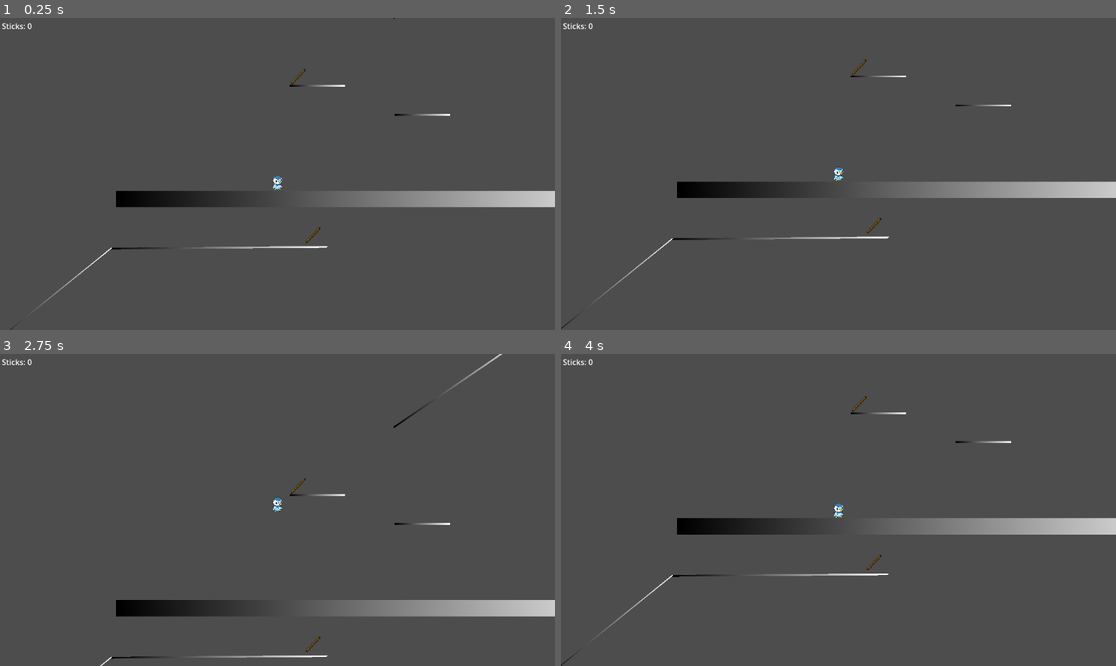
Above: before the commit, frames 1-4 (two rows, left to right).
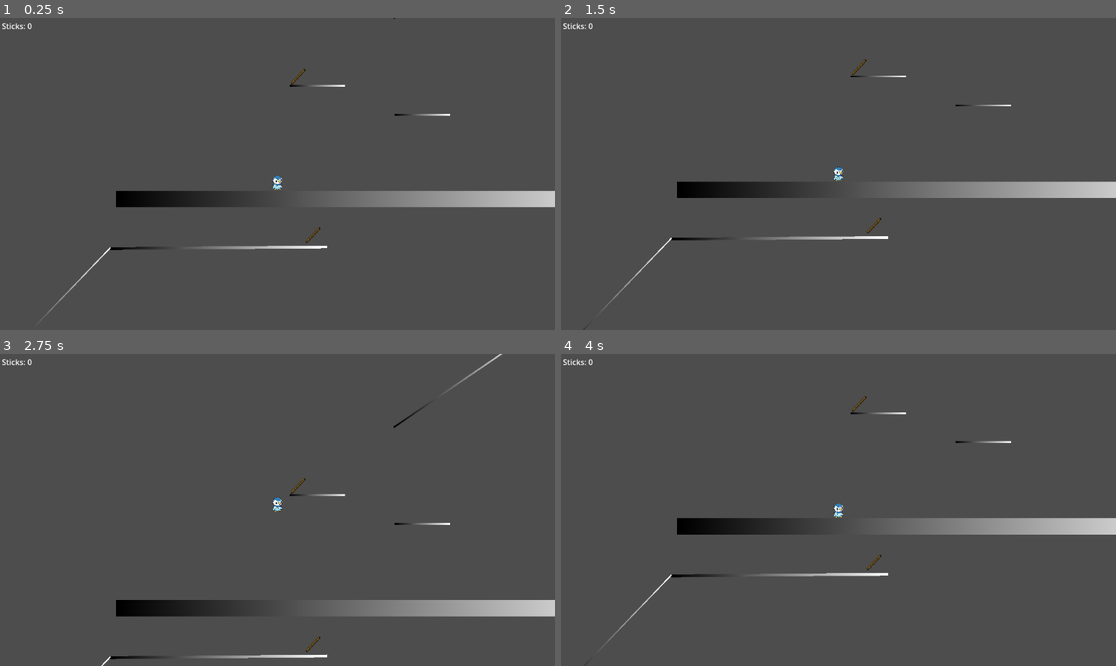
Above: after the commit, the same moments.

Repository: Hiweeeeee/ResourceGame
Game: Godot game, scene res://scenes/game.tscn
The game is run twice, just before and just after one commit, with the same random seed, the same clock (stepped at 60 frames per second) and the same inputs.
Inputs:
- Up to frame 1 (0.25 s): no input
- Up to frame 2 (1.5 s): tap E (interact, bound only after the commit) at 0.6, 1.35 s
- Up to frame 3 (2.75 s): tap Enter at 2 s; tap E (interact, bound only after the commit) at 2.1 s
- Up to frame 4 (4 s): tap E (interact, bound only after the commit) at 2.85, 3.6 s

The runs differ from the first frame. In frame 1, 0.3% of the frame differs, in the area x 1-60%, y 72-100%; in frame 2, 0.3%; in frame 3, 0.1%; in frame 4, 0.3%, in the area x 0-60%, y 70-100%.

Commit message:
made a basic campfire that you can put sticks into

Diff:
--- a/resourcegame/animated_sprite_2d.gd
+++ /dev/null
@@ -1,14 +0,0 @@
-extends AnimatedSprite2D
-
-func _ready():
-	# Assuming the sprite's texture is already set and has a known height
-	# Adjust offset to move the pivot to the bottom
-	var sprite_height = texture.get_height()
-	offset.y = sprite_height / 2 # Or -sprite_height / 2 depending on desired behavior
-
-func _process(delta):
-	# Example: Scale based on a variable (e.g., player health)
-	# This assumes 'current_health' and 'max_health' are defined elsewhere
-	# var scale_factor = float(current_health) / max_health
-	# scale.y = scale_factor
-	pass
--- a/resourcegame/project.godot
+++ b/resourcegame/project.godot
@@ -27,3 +27,8 @@
 "events": [Object(InputEventKey,"resource_local_to_scene":false,"resource_name":"","device":-1,"window_id":0,"alt_press …(192 unchanged characters)…
 ]
 }
+interact={
+"deadzone": 0.2,
+"events": [Object(InputEventKey,"resource_local_to_scene":false,"resource_name":"","device":-1,"window_id":0,"alt_pressed":false,"shift_pressed":false,"ctrl_pressed":false,"meta_pressed":false,"pressed":false,"keycode":0,"physical_keycode":69,"key_label":0,"unicode":101,"location":0,"echo":false,"script":null)
+]
+}
--- a/resourcegame/scenes/campfire.tscn
+++ b/resourcegame/scenes/campfire.tscn
@@ -1,43 +1,32 @@
-[gd_scene load_steps=13 format=3 uid="uid://ddafftncvtags"]
+[gd_scene load_steps=12 format=3 uid="uid://ddafftncvtags"]
 
-[ext_resource type="Texture2D" uid="uid://bd0lq3ghwmxw7" path="res://sprites/campfires.jpg" id="1_54scn"]
-[ext_resource type="Script" uid="uid://7pw2dqumrcf3" path="res://animated_sprite_2d.gd" id="2_yfrnb"]
+[ext_resource type="Script" uid="uid://cp6pm7e0ybdm4" path="res://scripts/campfire.gd" id="1_yfrnb"]
+[ext_resource type="Texture2D" uid="uid://kfhtj7oyjwbt" path="res://sprites/campfire.webp" id="2_54scn"]
+[ext_resource type="Texture2D" uid="uid://c5v17y1iuqpqb" path="res://sprites/campfire.jpg" id="3_yfrnb"]
 
 [sub_resource type="AtlasTexture" id="AtlasTexture_8pk5p"]
-atlas = ExtResource("1_54scn")
-region = Rect2(119, 75, 200, 192)
+atlas = ExtResource("3_yfrnb")
+region = Rect2(108, 0, 96, 137)
 
 [sub_resource type="AtlasTexture" id="AtlasTexture_m6xh0"]
-atlas = ExtResource("1_54scn")
-region = Rect2(400, 75, 200, 192)
+atlas = ExtResource("3_yfrnb")
+region = Rect2(12, 0, 96, 137)
 
 [sub_resource type="AtlasTexture" id="AtlasTexture_1v5ef"]
-atlas = ExtResource("1_54scn")
-region = Rect2(678, 75, 200, 192)
+atlas = ExtResource("3_yfrnb")
+region = Rect2(204, 0, 96, 137)
 
 [sub_resource type="AtlasTexture" id="AtlasTexture_63vhv"]
-atlas = ExtResource("1_54scn")
-region = Rect2(119, 353, 200, 210)
+atlas = ExtResource("3_yfrnb")
+region = Rect2(300, 0, 96, 137)
 
 [sub_resource type="AtlasTexture" id="AtlasTexture_w2pjx"]
-atlas = ExtResource("1_54scn")
-region = Rect2(399, 354, 200, 210)
+atlas = ExtResource("3_yfrnb")
+region = Rect2(396, 0, 96, 137)
 
 [sub_resource type="AtlasTexture" id="AtlasTexture_te7ig"]
-atlas = ExtResource("1_54scn")
-region = Rect2(678, 282, 200, 280)
-
-[sub_resource type="AtlasTexture" id="AtlasTexture_0f1eb"]
-atlas = ExtResource("1_54scn")
-region = Rect2(120, 640, 200, 277)
-
-[sub_resource type="AtlasTexture" id="AtlasTexture_sbayf"]
-atlas = ExtResource("1_54scn")
-region = Rect2(399, 640, 200, 277)
-
-[sub_resource type="AtlasTexture" id="AtlasTexture_73d8c"]
-atlas = ExtResource("1_54scn")
-region = Rect2(678, 635, 200, 280)
+atlas = ExtResource("3_yfrnb")
+region = Rect2(492, 0, 96, 137)
 
 [sub_resource type="SpriteFrames" id="SpriteFrames_tdo0i"]
 animations = [{
@@ -59,32 +48,32 @@
 }, {
 "duration": 1.0,
 "texture": SubResource("AtlasTexture_te7ig")
-}, {
-"duration": 1.0,
-"texture": SubResource("AtlasTexture_0f1eb")
-}, {
-"duration": 1.0,
-"texture": SubResource("AtlasTexture_sbayf")
-}, {
-"duration": 1.0,
-"texture": SubResource("AtlasTexture_73d8c")
 }],
-"loop": false,
+"loop": true,
 "name": &"default",
 "speed": 5.0
 }]
 
+[sub_resource type="RectangleShape2D" id="RectangleShape2D_8pk5p"]
+size = Vector2(94, 136)
+
 [node name="Campfire" type="Node2D"]
+script = ExtResource("1_yfrnb")
 
 [node name="Sprite2D" type="Sprite2D" parent="."]
 visible = false
-texture = ExtResource("1_54scn")
+texture = ExtResource("2_54scn")
 
 [node name="AnimatedSprite2D" type="AnimatedSprite2D" parent="."]
-position = Vector2(478, 427)
+position = Vector2(47, 100)
 sprite_frames = SubResource("SpriteFrames_tdo0i")
-frame = 8
-frame_progress = 1.0
-centered = false
-offset = Vector2(-99, -280)
-script = ExtResource("2_yfrnb")
+frame_progress = 0.592438
+offset = Vector2(-47, -100)
+
+[node name="Area2D" type="Area2D" parent="."]
+
+[node name="CollisionShape2D" type="CollisionShape2D" parent="Area2D"]
+shape = SubResource("RectangleShape2D_8pk5p")
+
+[connection signal="body_entered" from="Area2D" to="." method="_on_area_2d_body_entered"]
+[connection signal="body_exited" from="Area2D" to="." method="_on_area_2d_body_exited"]
--- a/resourcegame/scenes/game.tscn
+++ b/resourcegame/scenes/game.tscn
@@ -1,9 +1,10 @@
-[gd_scene load_steps=6 format=3 uid="uid://cs2q5xkhilp3j"]
+[gd_scene load_steps=7 format=3 uid="uid://cs2q5xkhilp3j"]
 
 [ext_resource type="PackedScene" uid="uid://d1lmw3ugkdl30" path="res://scenes/player.tscn" id="1_uwrxv"]
 [ext_resource type="PackedScene" uid="uid://buchyl7yj5mnf" path="res://scenes/test_stage.tscn" id="2_yqjtg"]
 [ext_resource type="PackedScene" uid="uid://fbocwujp04na" path="res://scenes/stick.tscn" id="3_lbhrr"]
-[ext_resource type="Script" uid="uid://u4tao4ws6wib" path="res://scenes/game_manager.gd" id="4_iywne"]
+[ext_resource type="Script" uid="uid://u4tao4ws6wib" path="res://scripts/game_manager.gd" id="4_iywne"]
+[ext_resource type="PackedScene" uid="uid://ddafftncvtags" path="res://scenes/campfire.tscn" id="4_p57ef"]
 [ext_resource type="PackedScene" uid="uid://cynivb4sc68up" path="res://scenes/hud.tscn" id="5_iywne"]
 
 [node name="Game" type="Node2D"]
@@ -36,27 +37,32 @@
 position = Vector2(1005.2, 58.1)
 scale = Vector2(0.25, 0.1)
 
+[node name="TestStage10" parent="." instance=ExtResource("2_yqjtg")]
+position = Vector2(1324, 676)
+scale = Vector2(0.25, 0.04)
+
 [node name="TestStage6" parent="." instance=ExtResource("2_yqjtg")]
 position = Vector2(214, 729)
 rotation = -0.00729023
 scale = Vector2(0.391714, 0.170908)
-skew = 0.869401
 
 [node name="TestStage7" parent="." instance=ExtResource("2_yqjtg")]
-position = Vector2(-139, 835)
-rotation = -0.679728
+position = Vector2(-127, 850)
+rotation = -0.806342
 scale = Vector2(0.292425, 0.0722181)
-skew = -0.550359
 
 [node name="TestStage8" parent="." instance=ExtResource("2_yqjtg")]
-position = Vector2(1153, -209.6)
+position = Vector2(1152, -209)
 rotation = -0.462512
 scale = Vector2(0.5, 0.2)
-skew = -0.892688
 
 [node name="TestStage9" parent="." instance=ExtResource("2_yqjtg")]
-position = Vector2(1694.95, -337)
+position = Vector2(1695.7, -338.77)
 scale = Vector2(0.5, 0.1)
+
+[node name="Campfire" parent="." instance=ExtResource("4_p57ef")]
+position = Vector2(1942, -370)
+scale = Vector2(0.5, 0.5)
 
 [node name="stick" parent="." instance=ExtResource("3_lbhrr")]
 position = Vector2(1009, 591)
--- a/resourcegame/scenes/stick.tscn
+++ b/resourcegame/scenes/stick.tscn
@@ -1,7 +1,7 @@
 [gd_scene load_steps=4 format=3 uid="uid://fbocwujp04na"]
 
 [ext_resource type="Texture2D" uid="uid://bu1l2xvcvn1tq" path="res://sprites/Stick_JE1_BE1.png" id="1_i3vek"]
-[ext_resource type="Script" uid="uid://bw0asp3n5mwin" path="res://scenes/stick.gd" id="1_ld7er"]
+[ext_resource type="Script" uid="uid://bw0asp3n5mwin" path="res://scripts/stick.gd" id="1_ld7er"]
 
 [sub_resource type="RectangleShape2D" id="RectangleShape2D_i3vek"]
 size = Vector2(30, 31.5)
--- /dev/null
+++ b/resourcegame/scripts/campfire.gd
@@ -0,0 +1,15 @@
+extends Node2D
+@onready var game_manager = %GameManager
+
+var player_in_fire = false
+
+func _on_area_2d_body_entered(body):
+	player_in_fire = true
+
+
+func _on_area_2d_body_exited(body):
+	player_in_fire = false
+
+func _process(delta):
+	if Input.is_action_just_pressed("interact") and player_in_fire == true:
+		game_manager.put_down_stick()
--- a/resourcegame/scenes/game_manager.gd
+++ b/resourcegame/scripts/game_manager.gd
@@ -1,7 +1,8 @@
 extends Node2D
 
-var sticks = 0
-
+var sticks = 0:
+	set(value):
+		sticks = clamp(value, 0, 100)
 
 #@onready var stick_label = $"../Player/Camera2D/StickLabel"
 @onready var stick_label = $"../HUD/StickLabel"
@@ -18,3 +19,7 @@
 func pick_up_stick():
 	sticks += 1
 	stick_label.text = "Sticks: " + str(sticks)
+
+func put_down_stick():
+	sticks -= 1
+	stick_label.text = "Sticks: " + str(sticks)
Empty file added: resourcegame/scripts/animated_sprite_2d.gd
Renamed: resourcegame/animated_sprite_2d.gd.uid -> resourcegame/scripts/animated_sprite_2d.gd.uid
Not shown, added: resourcegame/scripts/campfire.gd.uid
Renamed: resourcegame/scenes/game_manager.gd.uid -> resourcegame/scripts/game_manager.gd.uid
Renamed: resourcegame/scenes/stick.gd -> resourcegame/scripts/stick.gd
Renamed: resourcegame/scenes/stick.gd.uid -> resourcegame/scripts/stick.gd.uid
Binary file added: resourcegame/sprites/campfire.jpg
Not shown, changed: resourcegame/sprites/campfire.jpg.import
Binary file removed: resourcegame/sprites/campfires.jpg
Not shown, added: resourcegame/sprites/burning-bonfire-animation-hot-fire-outdoor-campfire-bonfires-cartoon-isolated-sprites-frames_102902-713.avif
